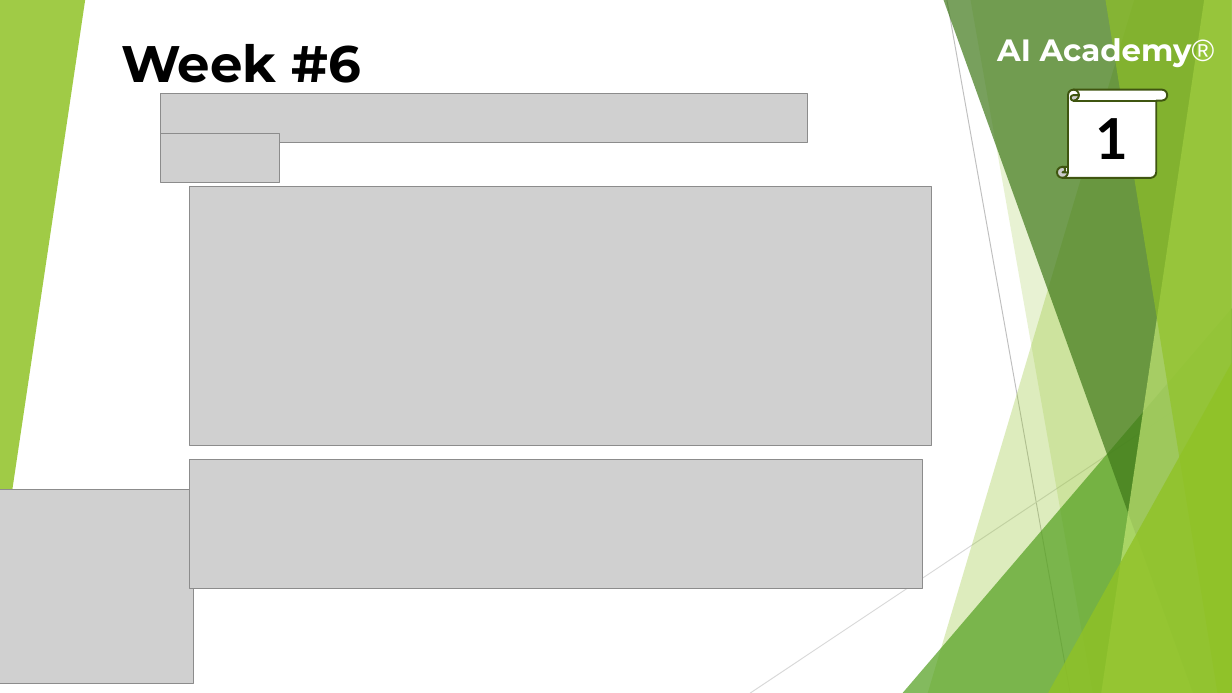
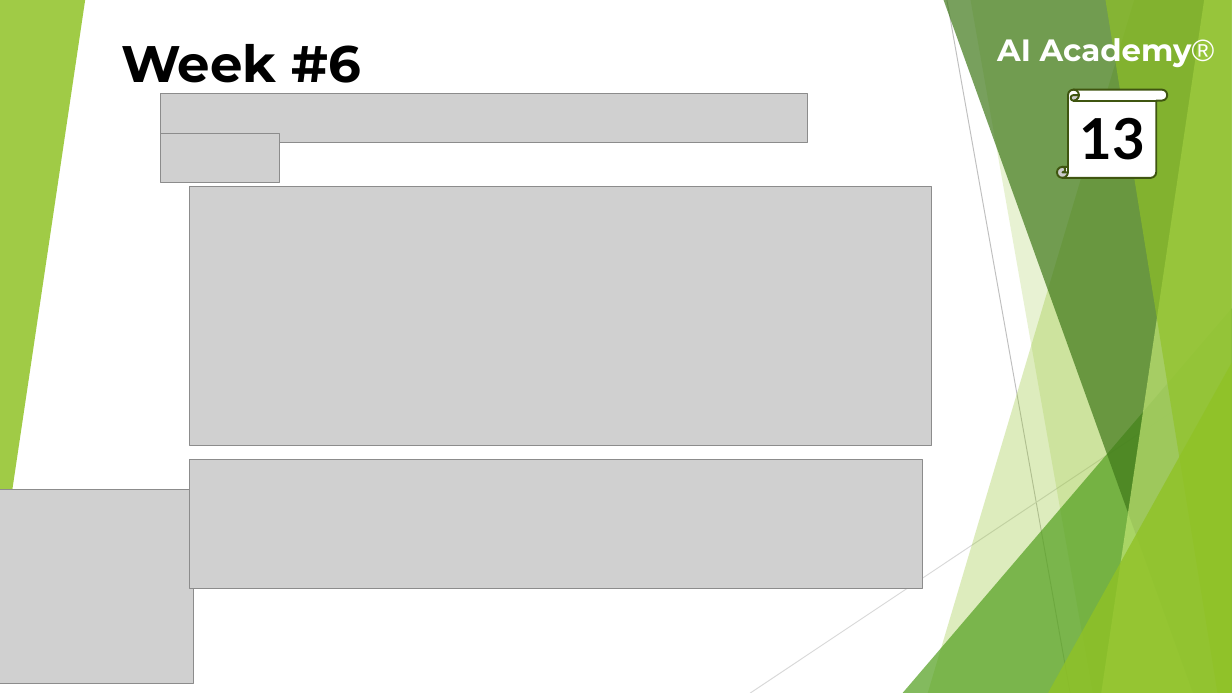
Before and after one commit to theaamirlatif/AI-Academy, a slide deck: slide 13 of Web Development/Lectures/6th Week Lecture.pptx. Drawn at 1232x693 pixels with LibreOffice and Linux fonts; fonts in the diff are those of the drawing; grey boxes stand for pictures. Boxes give left, top, right and bottom in pixels: in the first picture for what was removed or moved away, otherwise in the second. Text is boxed around its words. In the diff, an @@ line names an element or a change of style, - is before the commit and + after.

```diff
--- a/Web Development/Lectures/6th Week Lecture.pptx
+++ b/Web Development/Lectures/6th Week Lecture.pptx
@@ text in vertical scroll at (1079,117,1144,160): text changed @@
-1
+13
```
Also in this commit, not shown: 13 other slides changed, 2 other files.
